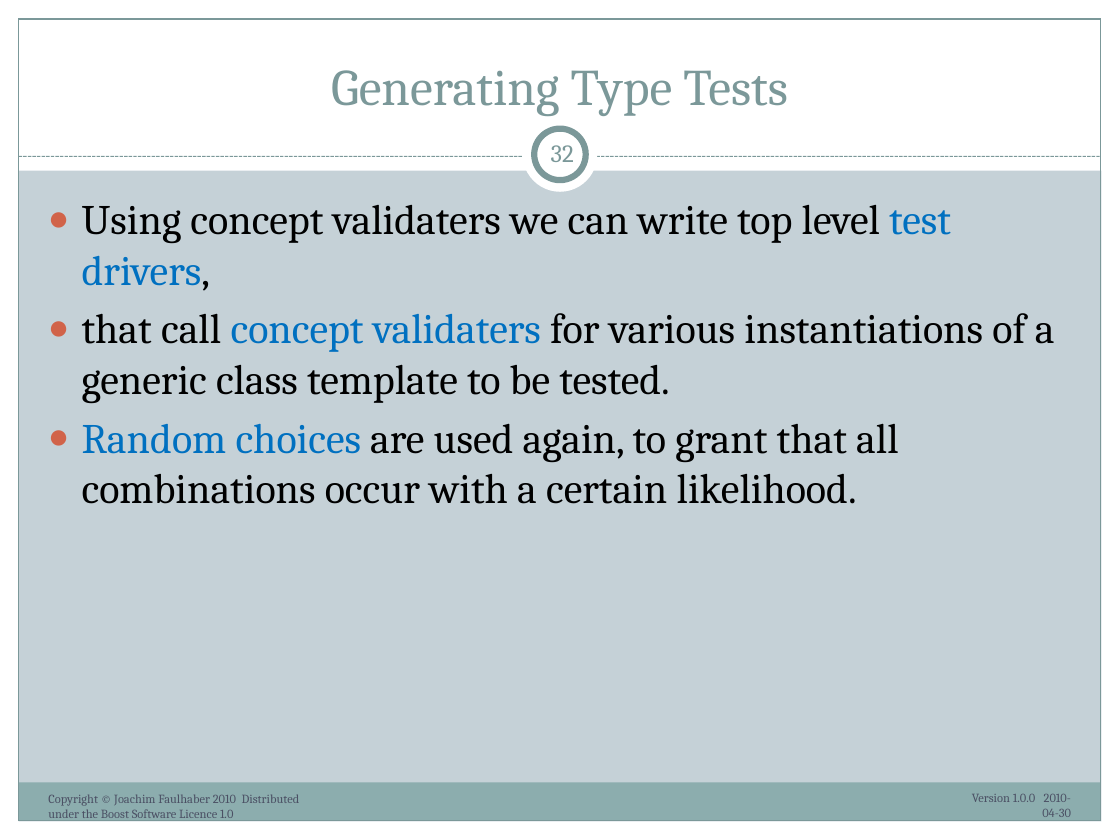
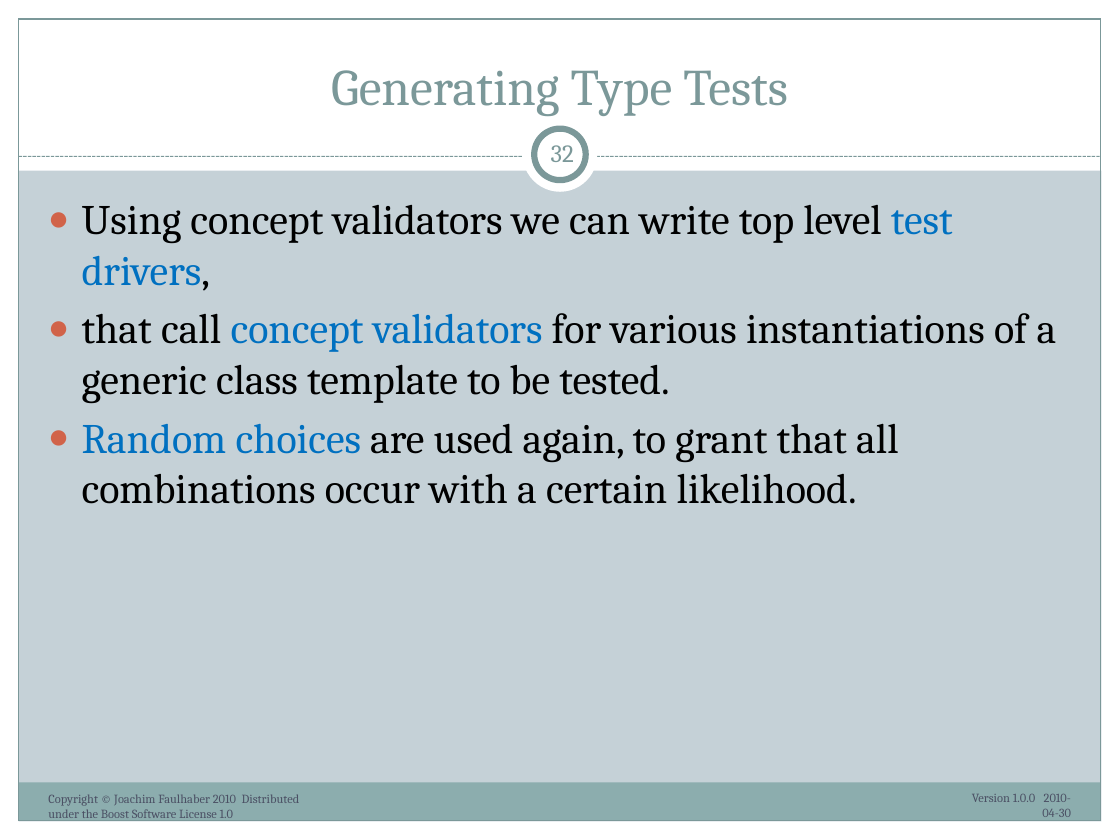
Before and after one commit to ryppl/boost-history, a slide deck: slide 32 of itl/libs/validate/doc/boostcon2010/BoostAlabaster.pptx. Drawn at 1120x840 pixels with LibreOffice and Linux fonts; fonts in the diff are those of the drawing. Boxes give left, top, right and bottom in pixels: in the first picture for what was removed or moved away, otherwise in the second. Text is boxed around its words. In the diff, an @@ line names an element or a change of style, - is before the commit and + after.

Commit message:
Refactored concept_validaters: Moved replicated code to base class. Added alabaster examples for boostcon2010.
SVN-Revision: 61735

```diff
--- a/itl/libs/validate/doc/boostcon2010/BoostAlabaster.pptx
+++ b/itl/libs/validate/doc/boostcon2010/BoostAlabaster.pptx
@@ text at (82, 205, 1057, 404): text changed @@
-● Using concept validaters we can write top level test drivers,
-● that call concept validaters for various instantiations of a generic class template to be tested.
+● Using concept validators we can write top level test drivers,
+● that call concept validators for various instantiations of a generic class template to be tested.
@@ text at (48, 794, 300, 818): text changed @@
-Copyright © Joachim Faulhaber 2010 Distributed under the Boost Software Licence 1.0
+Copyright © Joachim Faulhaber 2010 Distributed under the Boost Software License 1.0
```
Also in this commit, not shown: 43 other slides changed, 28 other files.
